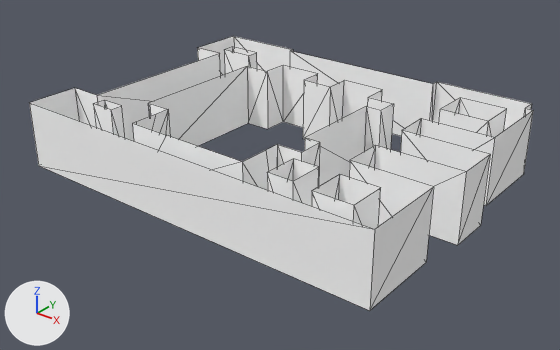
One commit to the glTF model hermitage.gltf: the scene before it, then after it.
Both versions are drawn from a 50 mm lens placed at (3.93, -5.24, 3.07), pointed at (-0.02, -0.3, 0.01). Arrows for +X, +Y and +Z are at lower left; the lights stay in place. Mesh edges are drawn as thin lines. Vertices at the same position are counted once.
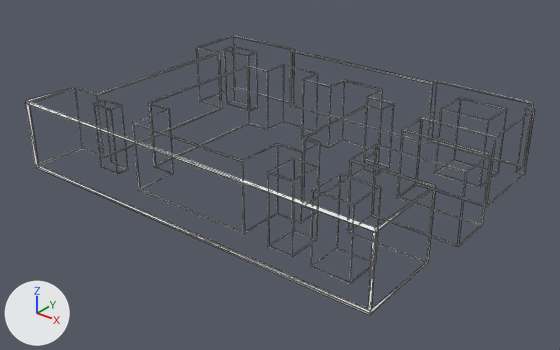
Pixel boxes [x1, y1, x2, y2] of what changed, in the pictures (560 x 350 px):
'Plane', reshaped: before [29, 36, 533, 311]; after [26, 35, 534, 315]
part 1 of me_plane_001, built on: before [367, 97, 394, 149]; after [26, 35, 534, 315]

The change, as a list of edits to the scene's bpy script:
```text
Change me_plane_001:
    used by ob_plane; location = (-1.927, 0.971, 0.0)
    remove me_plane_001.from_pydata(...)  # 134 vertices, 134 faces; spans x 0.01..3.73, y -2.5..0.29, z 0.0..0.62
    add me_plane_001.from_pydata(...)  # 662 vertices, 1576 faces; spans x 0.0..3.74, y -2.52..0.3, z -0.02..0.65
    me_plane_001 part 1: 1 vertex moved within x 2.58, y -0.49, z 0.62; 528 vertices added at x 0.0..3.74, y -2.52..0.3, z -0.02..0.65
```
